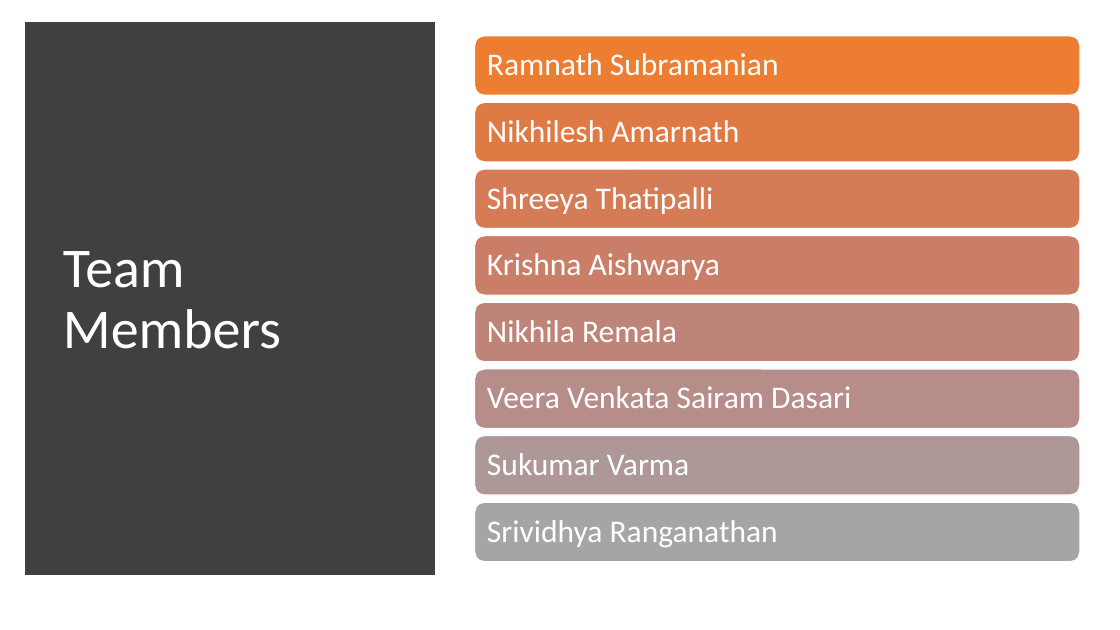
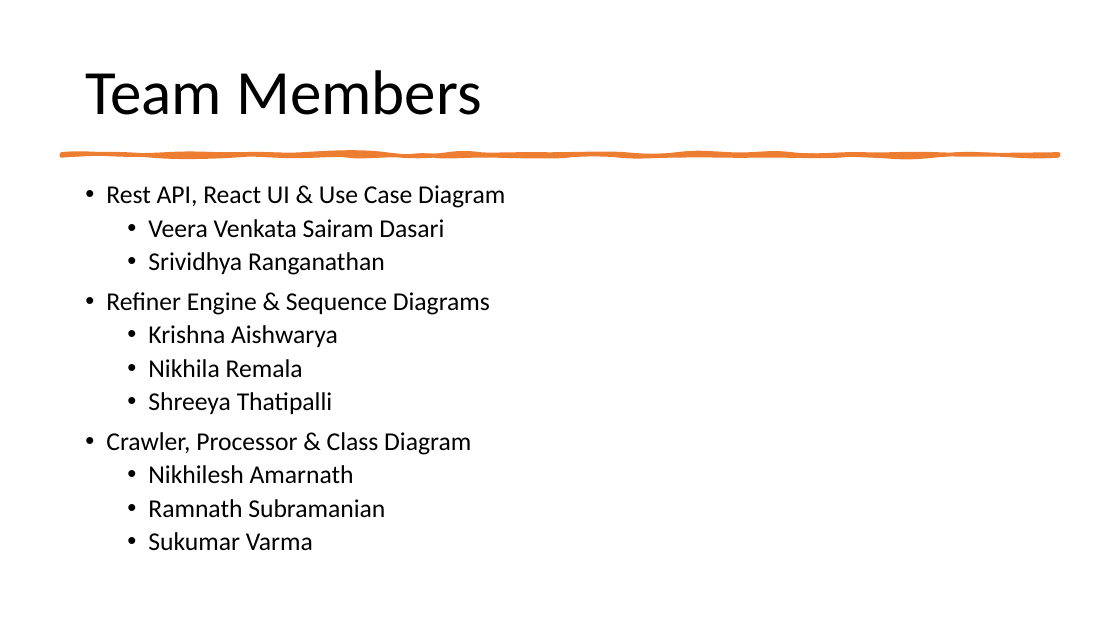
Before and after one commit to sukumar-varma/SearchEngine, a slide deck: slide 2 of docs/interim_project_1.pptx. Drawn at 1120x630 pixels with LibreOffice and Linux fonts; fonts in the diff are those of the drawing. Boxes give left, top, right and bottom in pixels: in the first picture for what was removed or moved away, otherwise in the second. Text is boxed around its words. In the diff, an @@ line names an element or a change of style, - is before the commit and + after.

```diff
--- a/docs/interim_project_1.pptx
+++ b/docs/interim_project_1.pptx
@@ rectangle removed at <box>31,28,429,570</box> @@
@@ title "Team Members": place and size @@
-title "Team Members" at <box>63,251,281,349</box>
+title "Team Members" at <box>85,70,481,115</box>
@@ title "Team Members" at <box>85,70,481,115</box>: size 48 to 54 pt, text colour #FFFFFF to #000000 @@
@@ freeform shape added at <box>61,154,1059,155</box>, fill #ED7D31, outline #ED7D31 3.25 pt @@
@@ text added at <box>106,185,505,551</box>, 22 pt, text #000000 @@
+• Rest API, React UI & Use Case Diagram
+  • Veera Venkata Sairam Dasari
+  • Srividhya Ranganathan
+• Refiner Engine & Sequence Diagrams
+  • Krishna Aishwarya
+  • Nikhila Remala
+  • Shreeya Thatipalli
+• Crawler, Processor & Class Diagram
+  • Nikhilesh Amarnath
+  • Ramnath Subramanian
+  • Sukumar Varma
@@ group removed at <box>475,36,1081,562</box>: 8 rounded rectangles, 8 texts @@
-Ramnath Subramanian
-Nikhilesh Amarnath
-Shreeya Thatipalli
-Krishna Aishwarya
-Nikhila Remala
-Veera Venkata Sairam Dasari
-Sukumar Varma
-Srividhya Ranganathan
```
Also in this commit, not shown: 8 other slides changed, 2 slides added, 2 slides removed.
